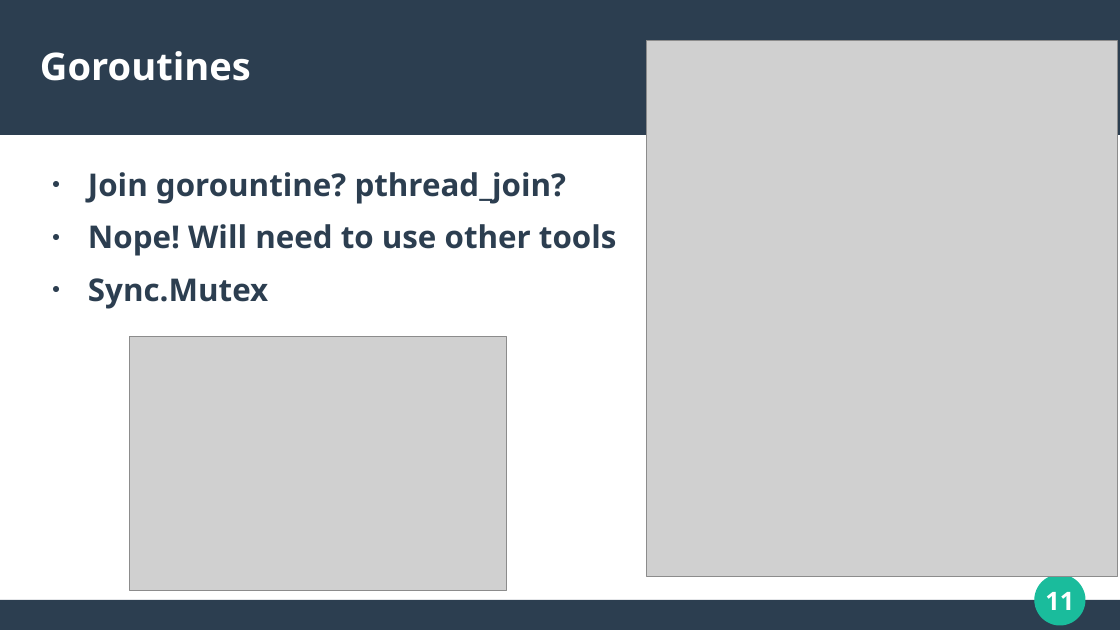
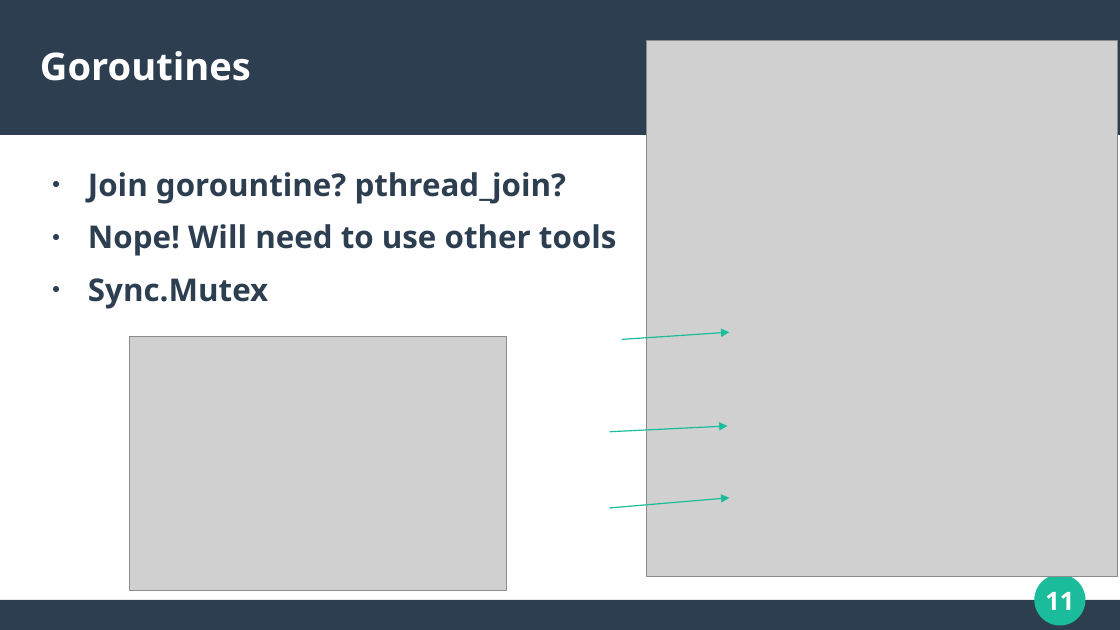
Before and after one commit to calvincramer/golang-training-3, a slide deck: slide 11 of presentation-3.odp. Drawn at 1120x630 pixels with LibreOffice and Linux fonts; fonts in the diff are those of the drawing; grey boxes stand for pictures. Boxes give left, top, right and bottom in pixels: in the first picture for what was removed or moved away, otherwise in the second. Text is boxed around its words. In the diff, an @@ line names an element or a change of style, - is before the commit and + after.

```diff
--- a/presentation-3.odp
+++ b/presentation-3.odp
@@ arrow added from (622, 339) to (730, 332), #1ABC9C 0.85 pt @@
@@ arrow added from (610, 432) to (728, 426), #1ABC9C 0.85 pt @@
@@ arrow added from (610, 508) to (730, 498), #1ABC9C 0.85 pt @@
```
Also in this commit, not shown: 3 other slides changed, 1 other file.
